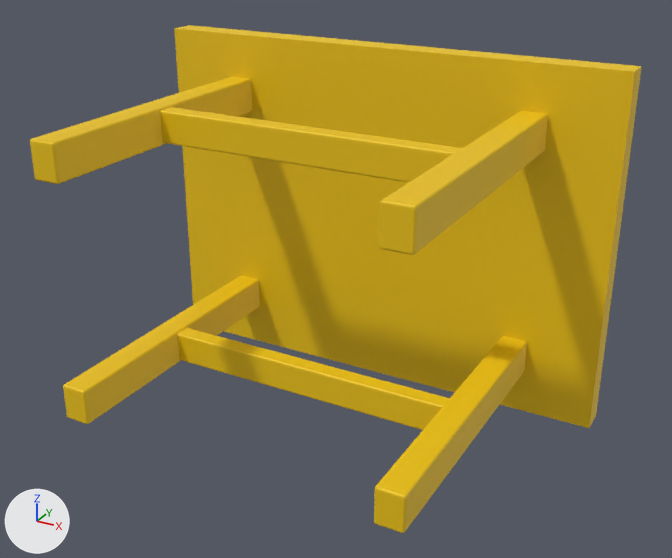
What one commit did to the COLLADA model resources/google_grasp/meshes/visual/VIS_Table_11.dae.
One viewpoint serves both versions: a camera (50 mm lens) standing at (91.4, -184.6, 75.3) and looking at (5.3, -28.1, -3.0). Lighting does not change. The marker at lower left points along +X, +Y and +Z.

Objects in the first picture: 'VIS_Table_11'.
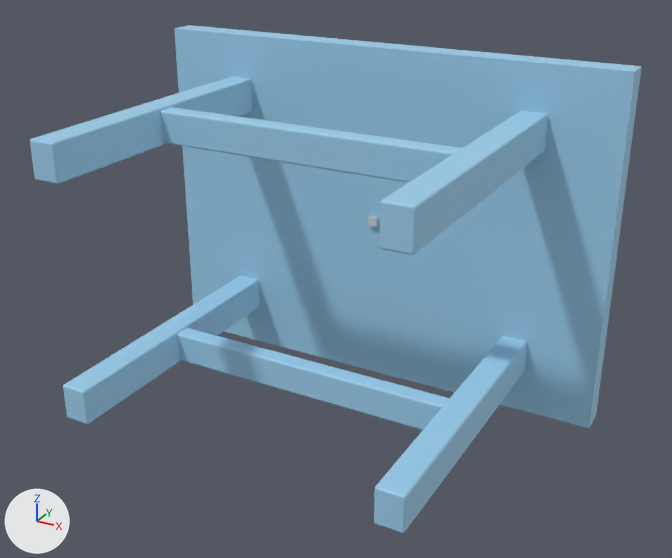
Commit message: change table color to blue

The change, as a diff of the scene's bpy script:
```diff
--- a/resources/google_grasp/meshes/visual/VIS_Table_11.dae.py
+++ b/resources/google_grasp/meshes/visual/VIS_Table_11.dae.py
@@ mat_wood_oak_001 @@
+mat_wood_oak_001 = principled_material('Wood_Oak_001')
+mat_wood_oak_001.base_color = (0.336, 0.622, 0.841)  # blue #9dcfec
+mat_wood_oak_001.roughness = 0.6
@@ mat_material_001 @@
+mat_material_001 = principled_material('Material_001')
+mat_material_001.base_color = (0.64, 0.64, 0.64)  # light grey #d1d1d1
+mat_material_001.roughness = 0.44
@@ me_table @@
 me_table.from_pydata(...)  # 9384 vertices, 18740 faces; spans x -55.0..55.0, y -65.0..6.0, z -40.0..40.0
-me_table.materials.append(mat_wood_oak)  # yellow #ecc300
+me_table.materials.append(mat_wood_oak_001)  # blue #9dcfec
@@ me_cube_001 @@
+me_cube_001.from_pydata(...)  # a box spanning x -1.0..1.0, y -1.0..1.0, z -1.0..1.0
+me_cube_001.materials.append(mat_material_001)  # light grey #d1d1d1
@@ ob_cube @@
+ob_cube = bpy.data.objects.new('Cube', me_cube_001)
+ob_cube.location = (0.0, 0.0, 0.0)
```

Changed parts and their boxes (x1, y1, x2, y2) in the pictures (672 x 558 px):
'VIS_Table_11', recoloured (yellow to blue)
    both: (30, 25, 642, 533)
'Cube', added
    after: (368, 216, 378, 227)
